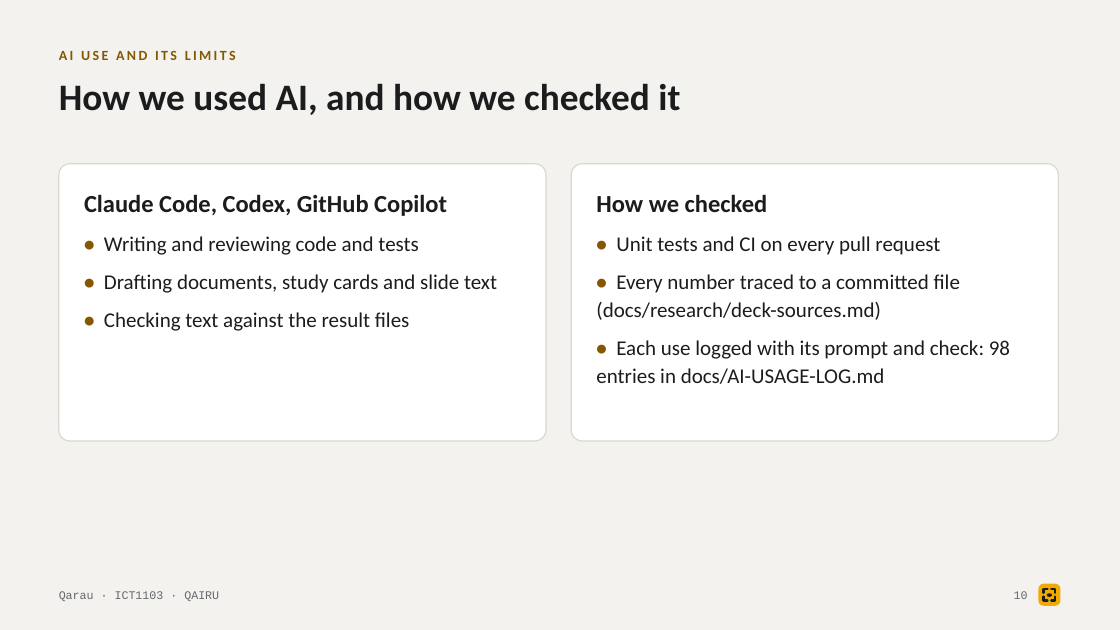
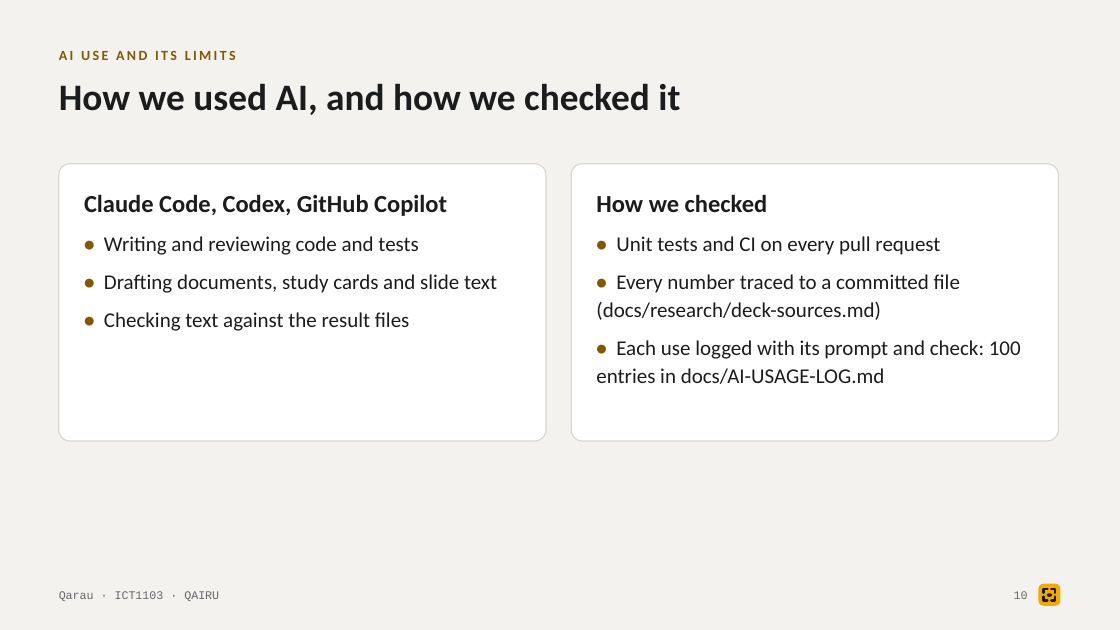
Before and after one commit to tairqaldy/jolscan-ict-final-1st-trimester, a slide deck: slide 10 of docs/deck/qarau-defense-deck.pptx. Drawn at 1120x630 pixels with LibreOffice and Linux fonts; fonts in the diff are those of the drawing. Boxes give left, top, right and bottom in pixels: in the first picture for what was removed or moved away, otherwise in the second. Text is boxed around its words. In the diff, an @@ line names an element or a change of style, - is before the commit and + after.

Commit message:
Deck: rebuild from main (AI-usage log count 98 -> 100)
Only the count on slide 10 changes. No AI-log entry for this rebuild, since an
entry would change the count again.

```diff
--- a/docs/deck/qarau-defense-deck.pptx
+++ b/docs/deck/qarau-defense-deck.pptx
@@ text at [596,340,1021,384]: text changed @@
-• Each use logged with its prompt and check: 98 entries in docs/AI-USAGE-LOG.md
+• Each use logged with its prompt and check: 100 entries in docs/AI-USAGE-LOG.md
```
Also in this commit, not shown: 3 other files.
